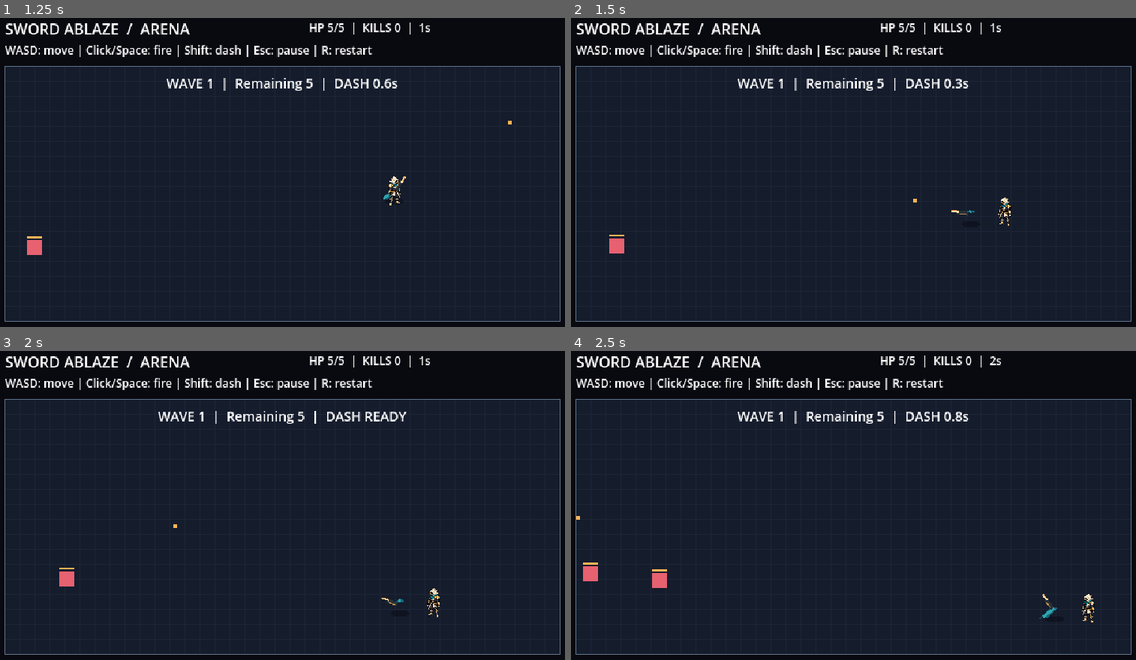
Above: before the commit, frames 1-4 (two rows, left to right).
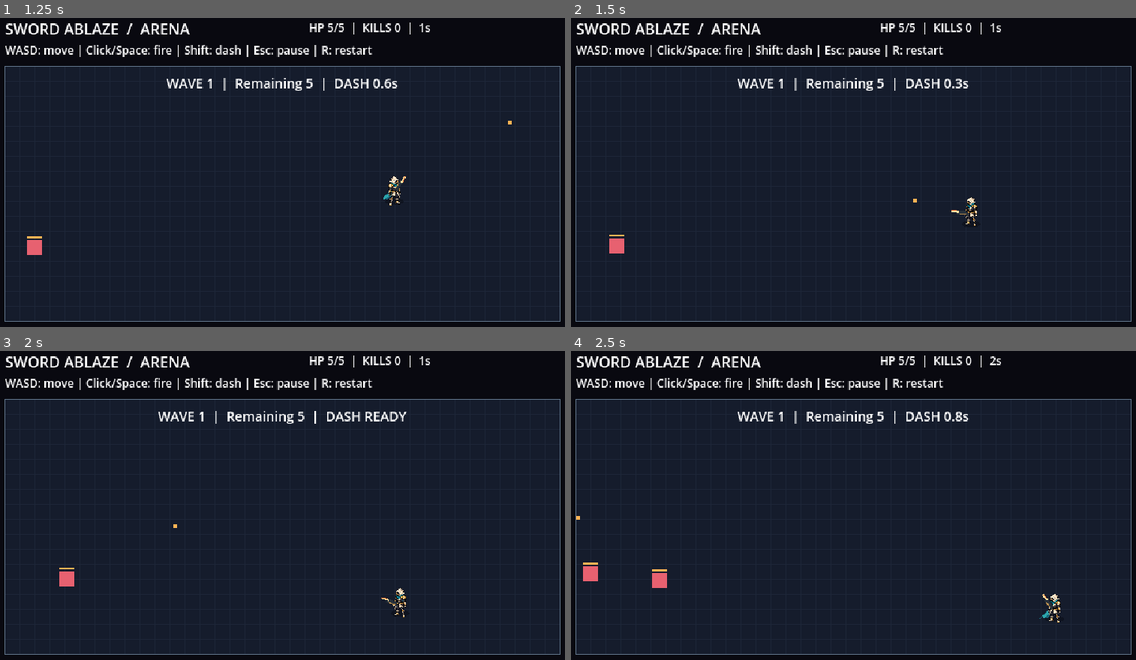
Above: after the commit, the same moments.

Repository: Guinuma/Sword_Ablaze
Game: Godot game, scene res://scenes/main/main.tscn
The game is run twice, just before and just after one commit, with the same random seed, the same clock (stepped at 60 frames per second) and the same inputs.
Inputs (mouse positions are in pixels of both pictures, inside the frame that each line leads up to):
- Up to frame 1 (1.25 s): tap Enter at 0.5 s; move the mouse to (412, 160) at 0.52 s; hold D (move_right) from 0.53 s (still down); tap Shift (dash) at 0.6 s; click (412, 160) at 0.67 s
- Up to frame 2 (1.5 s): move the mouse to (734, 191) at 1.27 s; release D (move_right) at 1.28 s; hold S (move_down) from 1.28 s (still down); tap Space (fire) at 1.35 s
- Up to frame 3 (2 s): keep holding S (move_down)
- Up to frame 4 (2.5 s): move the mouse to (915, 434) at 2.02 s; release S (move_down) at 2.03 s; hold D (move_right) from 2.03 s (still down); tap Shift (dash) at 2.1 s

Frame 1 is identical in both runs. In frame 2, 0.2% of the frame differs, in the area x 69-78%, y 58-68%; in frame 3, 0.2%; in frame 4, 0.2%, in the area x 84-93%, y 78-88%.

Commit message:
Fix Exile sprite mirroring around shared visual origin

Diff:
--- a/scripts/player/exile_visual.gd
+++ b/scripts/player/exile_visual.gd
@@ -38,10 +38,10 @@
 	draw_line(neck, tip + Vector2(0, 2), Color("2ca6ad"), 3.0)
 	var tint := Color("fff0b0") if hurt or dashing else Color.WHITE
 	var body_rect := Rect2(Vector2(-18, -23 + bob), Vector2(36, 36))
-	if facing.x < 0.0:
-		body_rect.position.x = 18
-		body_rect.size.x = -36
+	# Mirror around the shared origin; negative Rect2 sizes shift the image.
+	draw_set_transform(Vector2.ZERO, 0.0, Vector2(-1.0 if facing.x < 0.0 else 1.0, 1.0))
 	draw_texture_rect(BODY, body_rect, false, tint)
+	draw_set_transform(Vector2.ZERO)
 	# Rotate only the weapon, preserving the body's upright silhouette.
 	var grip := Vector2(0, -2 + bob)
 	var recoil := -2.0 if firing else 0.0
Binary file added: docs/art/exile-facing-check-01.png
